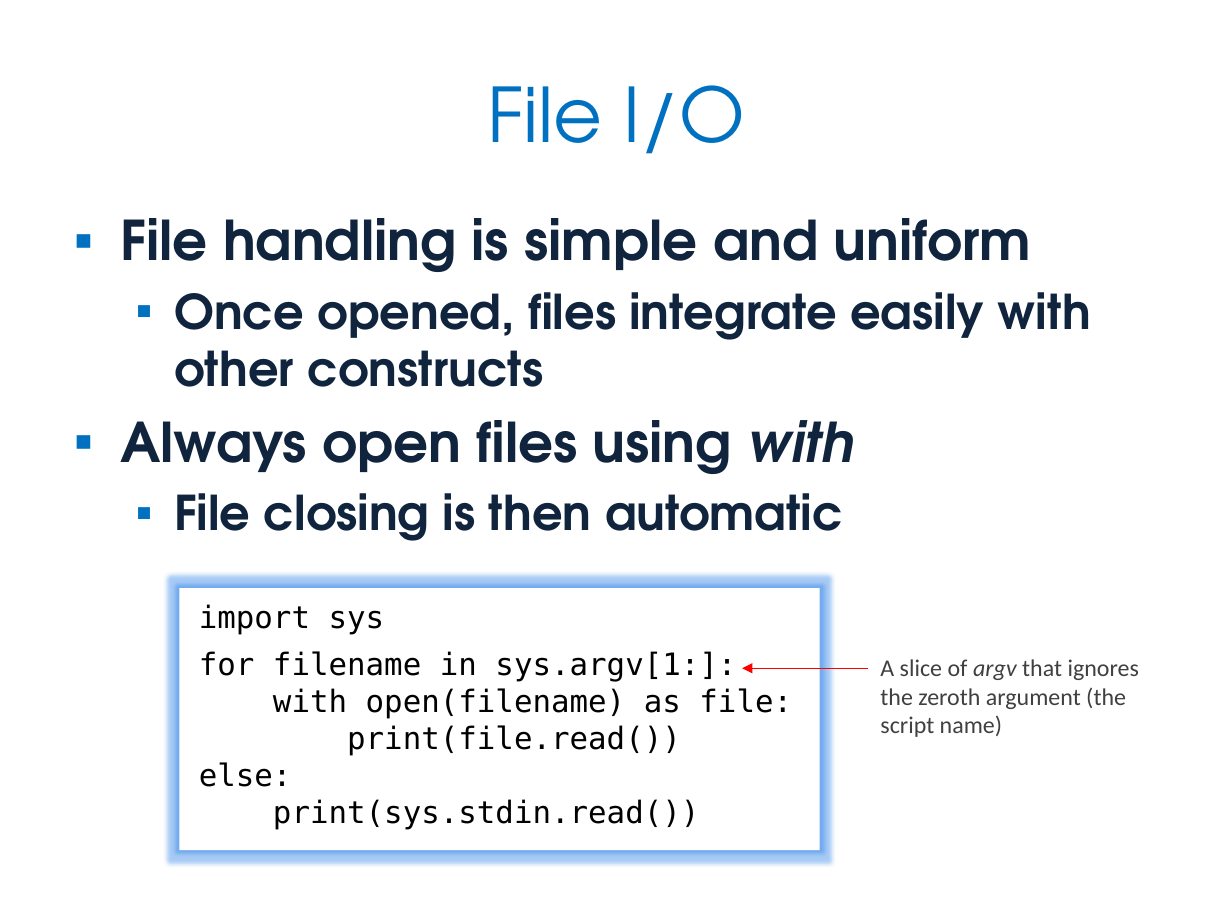
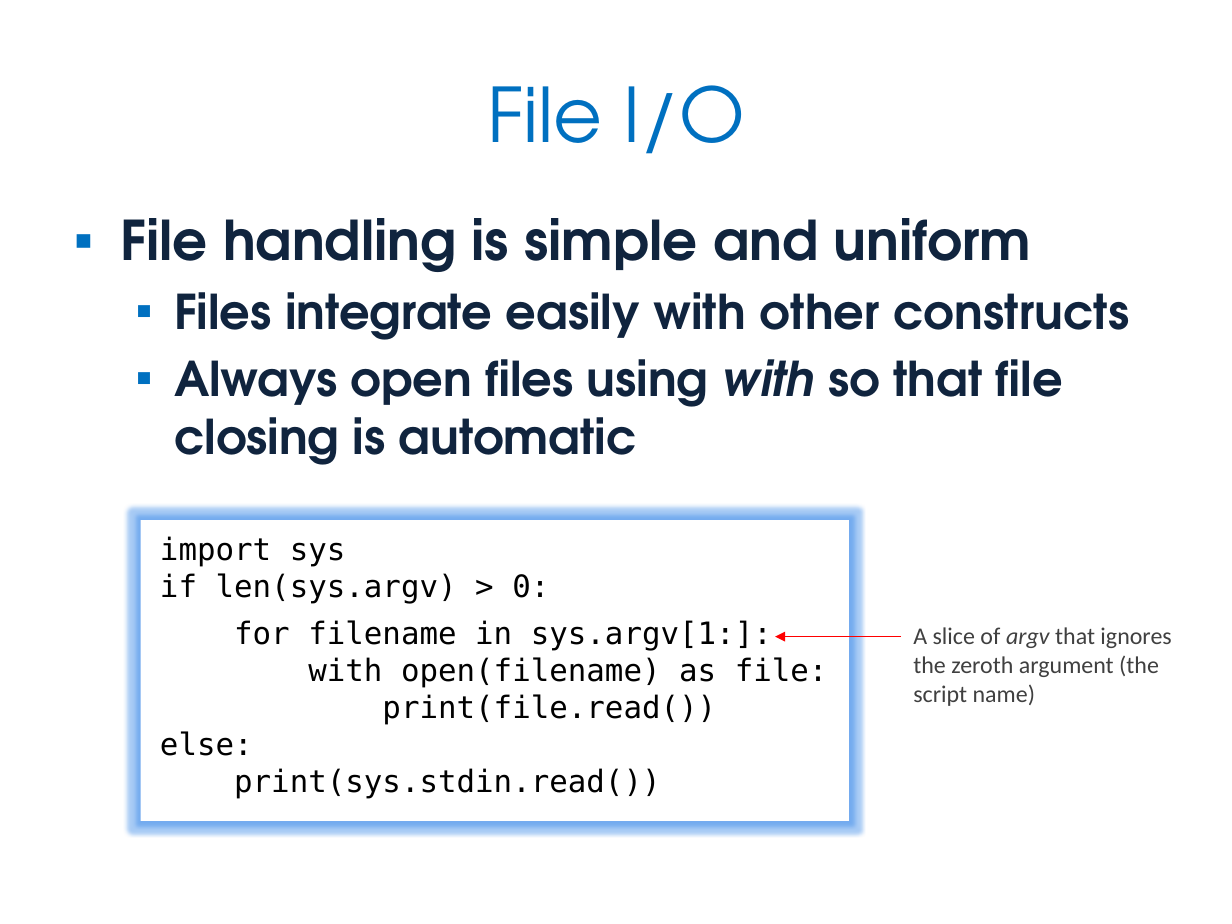
Before and after one commit to JonJagger/two-day-courses, a slide deck: slide 38 of pf/Python Foundation.pptx (slide 37 before the commit). Drawn at 1232x924 pixels with LibreOffice and Linux fonts; fonts in the diff are those of the drawing. Boxes give left, top, right and bottom in pixels: in the first picture for what was removed or moved away, otherwise in the second. Text is boxed around its words. In the diff, an @@ line names an element or a change of style, - is before the commit and + after.

Commit message:
Updates from Kevlin: Some minor wording changes and code clarifications. Added a Useful Links slide at the end of History, Style & Culture. Added a slide to illustrate comprehension version of filter examples in Iteration. Slides removed from end of Classes & Objects (for advanced course)

```diff
--- a/pf/Python Foundation.pptx
+++ b/pf/Python Foundation.pptx
@@ text at [174, 292, 1129, 465]: text changed @@
-  ▪ Once opened, files integrate easily with other constructs
-▪ Always open files using with
-  ▪ File closing is then automatic
+  ▪ Files integrate easily with other constructs
+  ▪ Always open files using with so that file closing is automatic
@@ rectangle "import sys": place and size @@
-rectangle "import sys" at [180, 588, 821, 850]
+rectangle "import sys" at [140, 520, 849, 821]
@@ text in rectangle at [160, 573, 549, 604]: paragraph added @@
+if len(sys.argv) > 0:
@@ text "A slice of argv that ...": place and size @@
-text "A slice of argv that ..." at [880, 659, 1139, 737]
+text "A slice of argv that ..." at [913, 627, 1171, 706]
@@ arrow moved from (869, 668) - (742, 668) to (902, 637) - (775, 637) @@
```
Also in this commit, not shown: 10 other slides changed, 2 slides added, 4 slides removed, 1 other file.
